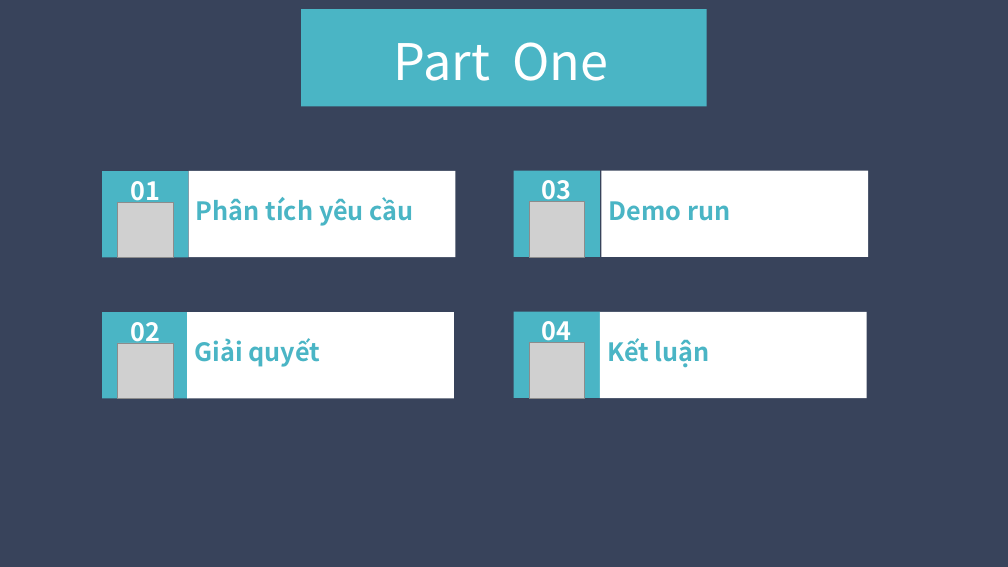
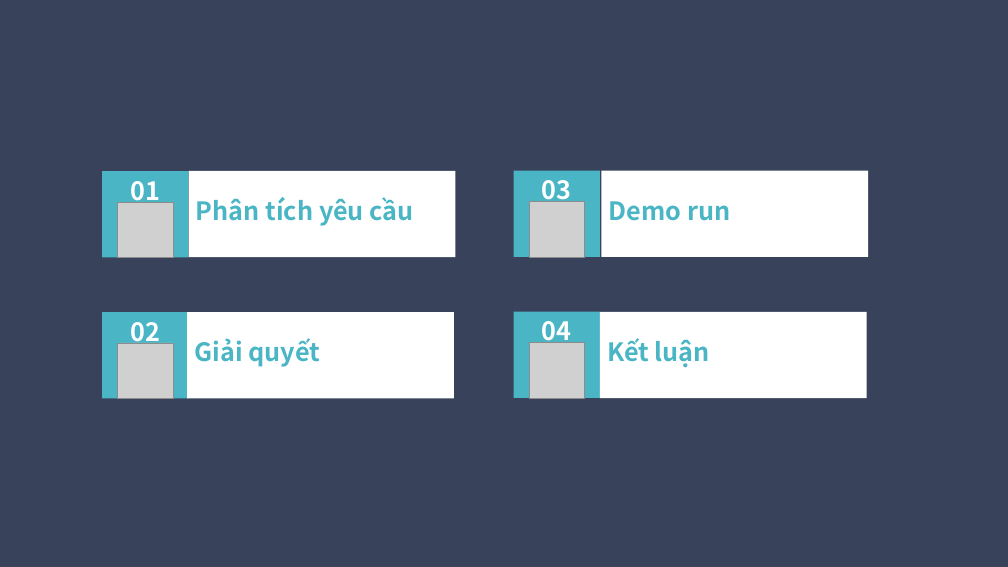
Before and after one commit to Itsstraining/Web-Train21S-Blue, a slide deck: slide 3 of Hackathon-1/thuctap.pptx. Drawn at 1008x567 pixels with LibreOffice and Linux fonts; fonts in the diff are those of the drawing; grey boxes stand for pictures; background and template pictures are left out. Boxes give left, top, right and bottom in pixels: in the first picture for what was removed or moved away, otherwise in the second. Text is boxed around its words. In the diff, an @@ line names an element or a change of style, - is before the commit and + after.

```diff
--- a/Hackathon-1/thuctap.pptx
+++ b/Hackathon-1/thuctap.pptx
@@ rectangle removed at (x1=302, y1=9, x2=707, y2=106) @@
@@ text removed at (x1=394, y1=42, x2=609, y2=81) @@
-Part One
```
Also in this commit, not shown: 1 slide added, 1 slide removed, 1 other file.
